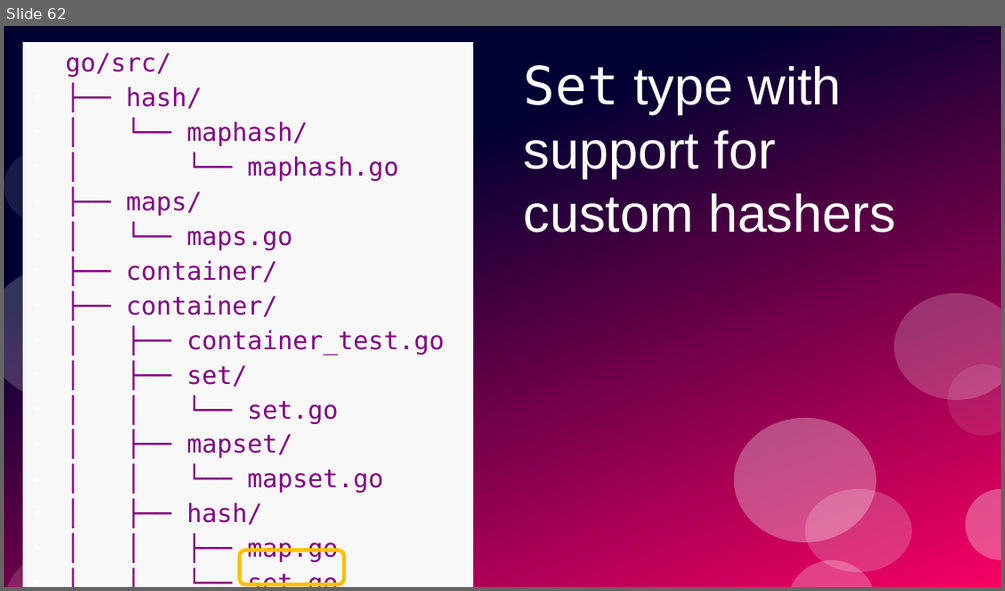
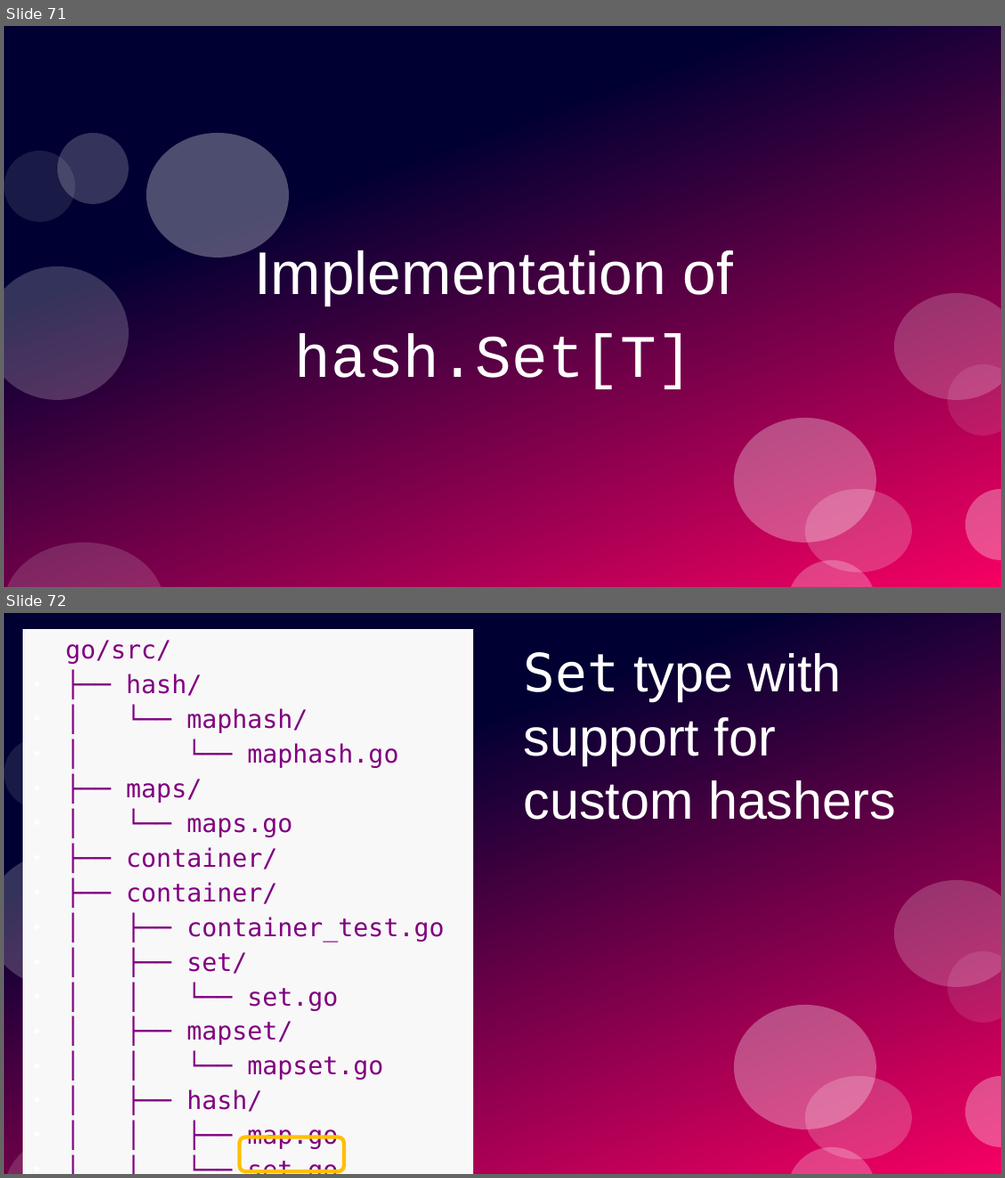
Before and after one commit to ramalho/sets-in-go, a slide deck: sets-in-go.odp. Shown one above the other, each under a label of ours: slide 62 before the commit, slides 71 and 72 after it. The pictures are 1005x591 and 1005x1178 pixels, drawn with LibreOffice and Linux fonts; fonts in the diff are those of the drawing. Boxes give left, top, right and bottom in pixels: in the first picture for what was removed or moved away, otherwise in the second. Text is boxed around its words. In the diff, an @@ line names an element or a change of style, - is before the commit and + after.

```diff
--- a/sets-in-go.odp
+++ b/sets-in-go.odp
@@ slide 71 added at (4, 26, 1001, 587), background #FFFFFF; not listed: 10 template elements that a slide beside it also shows @@
@@ ellipse added at (57, 133, 129, 204), fill #FFFFFF at 20% opacity @@
@@ ellipse added at (146, 133, 288, 257), fill #FFFFFF at 30% opacity @@
@@ title added at (254, 246, 733, 389), 48 pt, text #FFFFFF @@
+Implementation of
+hash.Set[T]
@@ what was slide 62 is now slide 72 @@
```
Also in this commit, not shown: 3 slides changed, 10 other slides added, 5 other files.
